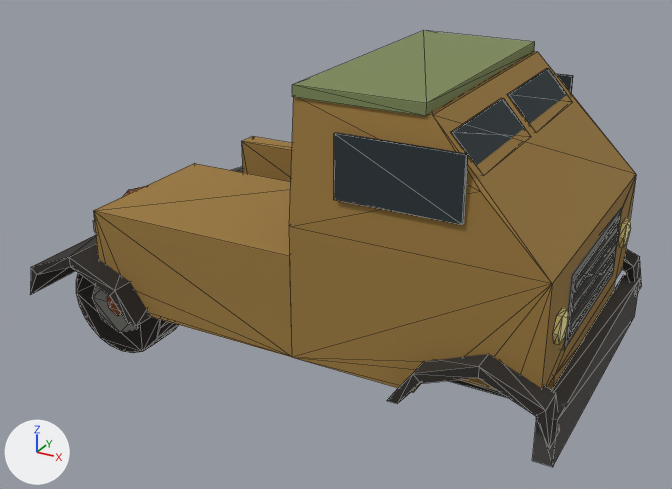
The glTF model game/public/models/base_sorokonoga.glb, before and after one commit.
Before and after are seen from a 50 mm camera at (3.73, -6.84, 3.28) aimed at (0.03, -0.11, -0.09). Every picture has the same lights, and +X, +Y and +Z are marked at lower left. The first picture is the older version. Mesh edges are drawn as thin lines. Vertices at exactly the same position are counted once.

The first picture shows 'base_sorokonoga'.
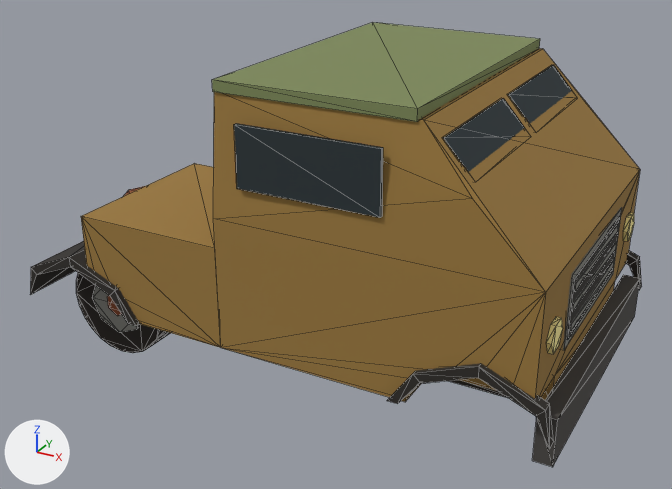
Location of each change, (x1, y1, x2, y2) in pixels of the pictures (672 x 489 px; the box of a moved part takes in the faces that stretch with it):
'base_sorokonoga', reshaped
    before: (30, 31, 641, 467)
    after: (30, 22, 641, 467)
part 1 of me_cube, moved or reshaped
    before: (292, 31, 535, 116)
    after: (212, 22, 540, 122)
part 2 of me_cube, moved or reshaped (not visible afterwards)
    before: (556, 74, 573, 93)
part 3 of me_cube, moved or reshaped
    before: (334, 133, 468, 225)
    after: (234, 123, 383, 217)
part 4 of me_cube, moved or reshaped
    before: (619, 218, 631, 247)
    after: (623, 212, 634, 241)
part 5 of me_cube, moved or reshaped
    before: (553, 308, 569, 345)
    after: (546, 316, 563, 354)
part 6 of me_cube, moved or reshaped
    before: (93, 51, 641, 447)
    after: (81, 48, 641, 447)

Edits to the bpy script that builds the scene:
```text
Change me_cube:
    where me_cube.from_pydata(...)  # 477 vertices, 832 faces; spans x -2.45..2.45, y -1.45..1.45, z -1.31..1.63
    used by ob_base_sorokonoga; location = (0.0, 0.0, 0.0)
    me_cube part 1: the loose piece of 8 vertices spanning x 0.25..1.31, y -1.17..1.17, z 1.54..1.63 is scaled about its middle by (1.57, 1.13, 1), then moved by (-0.3, 0.0, 0.0)
    me_cube part 2: the loose piece of 8 vertices spanning x 0.65..1.65, y 1.24..1.27, z 0.85..1.35 is scaled about its middle by (1.2, 1, 1), then moved by (-0.65, 0.15, 0.0)
    me_cube part 3: the loose piece of 8 vertices spanning x 0.65..1.65, y -1.27..-1.24, z 0.85..1.35 is scaled about its middle by (1.2, 1, 1), then moved by (-0.65, -0.15, 0.0)
    me_cube part 4: the loose piece of 12 vertices spanning x 2.3..2.34, y 0.84..1.1, z -0.01..0.21 is moved by (0.0, 0.15, 0.0)
    me_cube part 5: the loose piece of 12 vertices spanning x 2.3..2.34, y -1.1..-0.84, z -0.01..0.21 is moved by (0.0, -0.15, 0.0)
    me_cube part 6: 79 of 477 vertices moved; they spanned x -1.75..2.45, y -1.25..1.25, z -0.6..1.55 and now span x -1.75..2.45, y -1.4..1.4, z -0.6..1.55; mean shift (-0.06, 0.0, 0.0); largest move (0.25, -1.25, -0.6) -> (2.13, 0.92, -0.24)
```
